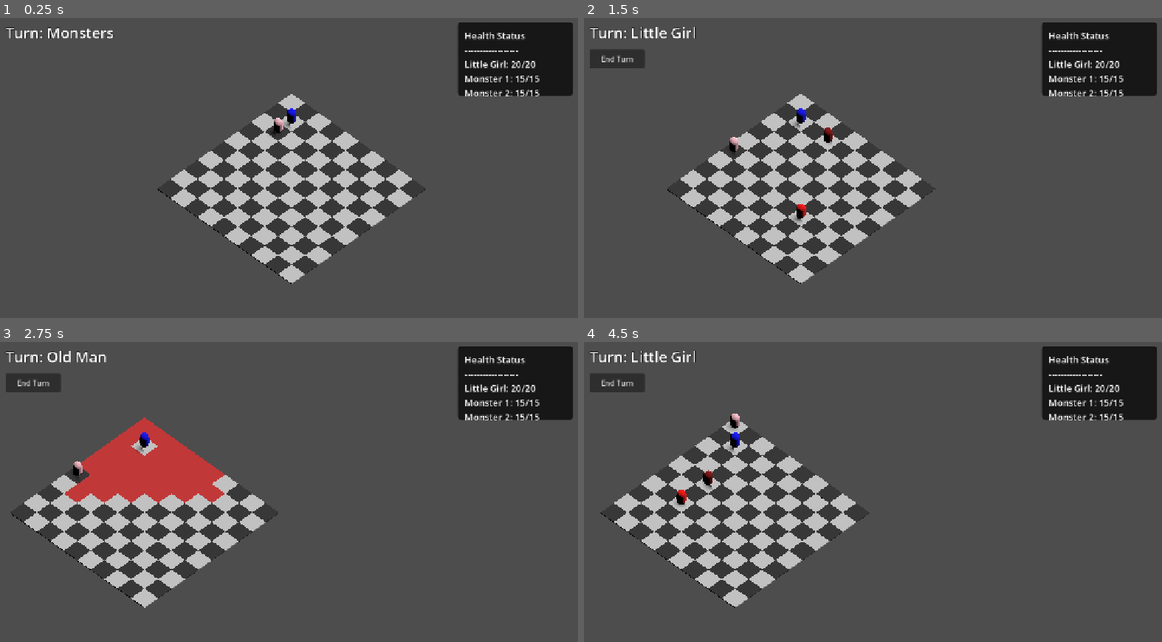
Above: before the commit, frames 1-4 (two rows, left to right).
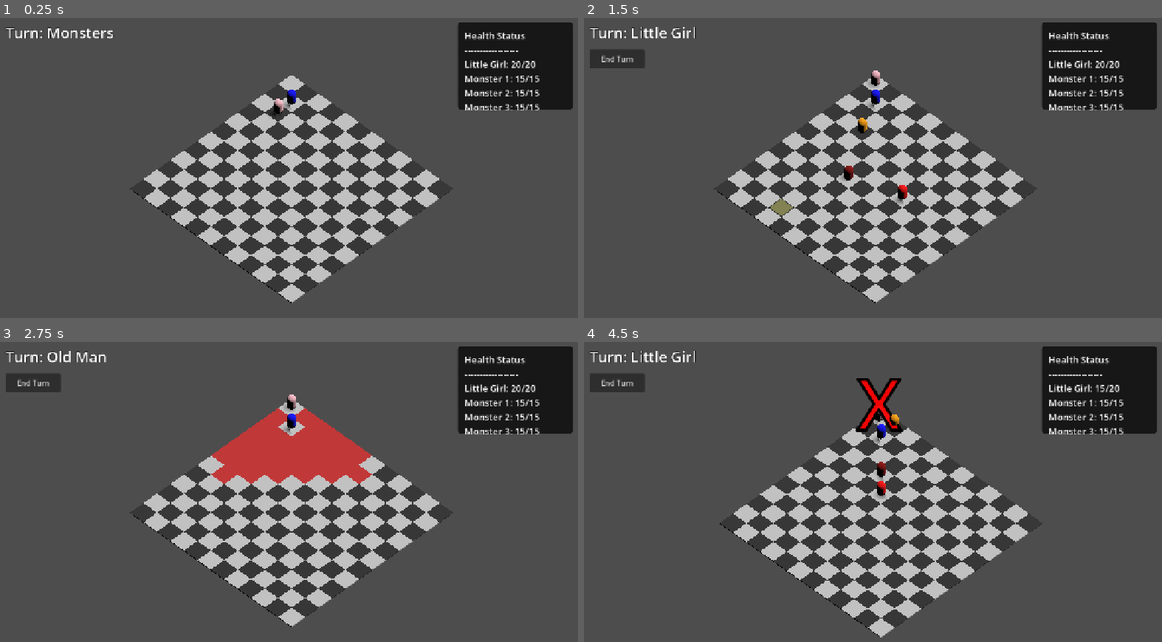
Above: after the commit, the same moments.

Repository: Absion/Invis-Monster-Chess-Game
Game: Godot game, scene res://scenes/combat_test.tscn
Same seed, same stepped clock (60 frames per second), same inputs: the game is played once before the commit and once after it.
Inputs (mouse positions are in pixels of both pictures, inside the frame that each line leads up to):
- Up to frame 1 (0.25 s): no input
- Up to frame 2 (1.5 s): tap Enter at 0.5 s; move the mouse to (1005, 162) at 0.52 s; hold D 0.53-1.25 s; click (1005, 162) at 0.67 s; drag from (757, 195) to (844, 246) at 1.27 s
- Up to frame 3 (2.75 s): move the mouse to (352, 429) at 2.02 s; hold D from 2.03 s (still down); click (352, 429) at 2.17 s
- Up to frame 4 (4.5 s): release D at 2.75 s; drag from (844, 570) to (699, 453) at 2.77 s; click "End Turn" at 3.5 s; move the mouse to (1052, 552) at 4.27 s; hold A from 4.28 s (still down); click (1052, 552) at 4.42 s

The runs differ from the first frame. In frame 1, 4.6% of the frame differs, in the area x 22-100%, y 19-96%; in frame 2, 13%; in frame 3, 22%, in the area x 2-100%, y 17-96%; in frame 4, 19%.

Commit message:
Previous work

Diff:
--- a/actors/actor.gd
+++ b/actors/actor.gd
@@ -87,9 +87,11 @@
 	tween.tween_callback(label.queue_free)
 
 	var camera = get_viewport().get_camera_3d()
-	# Safely verify the camera hierarchy to trigger a screen shake
 	if camera and camera.get_parent() and camera.get_parent().get_parent() is GimbalCamera:
-		camera.get_parent().get_parent().shake(1.5, 0.4)
+		if get_actor_name() == "Little Girl":
+			camera.get_parent().get_parent().shake(1.5, 0.4)
+		elif "Monster" in get_actor_name() or "Monster" in name:
+			camera.get_parent().get_parent().shake(0.75, 0.4)
 
 ## Executes the death sequence, emitting the signal for managers to clean up.
 func die() -> void:
--- a/camera/gimbal_camera.gd
+++ b/camera/gimbal_camera.gd
@@ -4,41 +4,15 @@
 ## Custom 3D Gimbal Camera simulating an isometric perspective.
 ##
 ## This script dynamically builds its camera hierarchy. Attach this to an empty Node3D.
-## Handles WASD panning, edge-panning, scroll-wheel zooming,
-## and middle-mouse-drag rotation around the Y axis.
-
-@export_group("Movement")
-@export var max_pan_speed: float = 15.0
-@export var pan_acceleration_curve: Curve
-@export var enable_edge_pan: bool = false
-@export var edge_pan_margin: float = 20.0
-@export var max_edge_pan_speed: float = 15.0
-
-@export_group("Rotation & Zoom")
-@export var rotation_speed: float = 0.005
-@export var zoom_speed: float = 50.0
-@export var min_zoom: float = 5.0
-@export var max_zoom: float = 60.0
+## The camera is static, orthographic, and centered on the board.
 
 var inner_gimbal: Node3D
 var camera: Camera3D
 
-var _target_zoom: float = 35.0
-
-# Tracks how long the pan keys have been held down for curve evaluation
-var _pan_time: float = 0.0
-var _edge_pan_time: float = 0.0
-
 func _ready() -> void:
-	# Provide a default curve if none is assigned in the inspector
-	if pan_acceleration_curve == null:
-		pan_acceleration_curve = Curve.new()
-		pan_acceleration_curve.add_point(Vector2(0, 0.2)) # Start at 20% speed
-		pan_acceleration_curve.add_point(Vector2(0.5, 1.0)) # Reach max speed at 0.5 seconds
-
 	_setup_camera_hierarchy()
-	# Center the camera on the 10x10 grid (which spans 0 to 18, so center is 9.0)
-	global_position = Vector3(9.0, 0.0, 9.0)
+	# Center the camera on the 12x12 grid (which spans 0 to 22, so center is 11.0)
+	global_position = Vector3(11.0, 0.0, 11.0)
 
 ## Programmatically creates the Inner Gimbal and Orthogonal Camera
 ## to prevent the need for manual scene tree setup.
@@ -50,7 +24,8 @@
 	camera = Camera3D.new()
 	camera.name = "IsometricCamera"
 	camera.projection = Camera3D.PROJECTION_ORTHOGONAL
-	camera.size = _target_zoom
+	# A size of 35 is enough to fit a 10x10 board with a 2.0 cell size comfortably
+	camera.size = 35.0
 	# Push the camera back so it doesn't clip with the origin
 	camera.position.z = 100.0
 	inner_gimbal.add_child(camera)
@@ -58,94 +33,6 @@
 	# Initial isometric rotation
 	rotation_degrees.y = 45.0
 	inner_gimbal.rotation_degrees.x = -45.0 # Tilted higher for a better view of the board
-
-func _unhandled_input(event: InputEvent) -> void:
-	if event is InputEventMouseButton:
-		# Zooming
-		if event.is_pressed():
-			if event.button_index == MOUSE_BUTTON_WHEEL_UP:
-				_target_zoom -= zoom_speed * 0.1
-			elif event.button_index == MOUSE_BUTTON_WHEEL_DOWN:
-				_target_zoom += zoom_speed * 0.1
-
-			_target_zoom = clamp(_target_zoom, min_zoom, max_zoom)
-
-func _process(delta: float) -> void:
-	_handle_panning(delta)
-	_smooth_zoom(delta)
-
-func _handle_panning(delta: float) -> void:
-	var keyboard_pan_dir := Vector3.ZERO
-	var edge_pan_dir := Vector3.ZERO
-
-	# Keyboard Panning
-	if Input.is_physical_key_pressed(KEY_W):
-		keyboard_pan_dir.z -= 1
-	if Input.is_physical_key_pressed(KEY_S):
-		keyboard_pan_dir.z += 1
-	if Input.is_physical_key_pressed(KEY_A):
-		keyboard_pan_dir.x -= 1
-	if Input.is_physical_key_pressed(KEY_D):
-		keyboard_pan_dir.x += 1
-
-	# Edge Panning
-	if enable_edge_pan and keyboard_pan_dir == Vector3.ZERO:
-		var mouse_pos = get_viewport().get_mouse_position()
-		var viewport_size = get_viewport().get_visible_rect().size
-
-		if mouse_pos.x < edge_pan_margin:
-			edge_pan_dir.x -= 1
-		elif mouse_pos.x > viewport_size.x - edge_pan_margin:
-			edge_pan_dir.x += 1
-
-		if mouse_pos.y < edge_pan_margin:
-			edge_pan_dir.z -= 1
-		elif mouse_pos.y > viewport_size.y - edge_pan_margin:
-			edge_pan_dir.z += 1
-
-	var final_move := Vector3.ZERO
-
-	# Process Keyboard Pan
-	if keyboard_pan_dir != Vector3.ZERO:
-		_pan_time += delta
-		var curve_multiplier = pan_acceleration_curve.sample(_pan_time)
-		var move_vector = _transform_dir(keyboard_pan_dir)
-		final_move = move_vector * (max_pan_speed * curve_multiplier)
-		# Reset edge pan
-		_edge_pan_time = 0.0
-	else:
-		_pan_time = 0.0
-
-	# Process Edge Pan if no keyboard input
-	if final_move == Vector3.ZERO and edge_pan_dir != Vector3.ZERO:
-		_edge_pan_time += delta
-		var curve_multiplier = pan_acceleration_curve.sample(_edge_pan_time)
-		var move_vector = _transform_dir(edge_pan_dir)
-		final_move = move_vector * (max_edge_pan_speed * curve_multiplier)
-	elif final_move == Vector3.ZERO:
-		_edge_pan_time = 0.0
-
-	if final_move != Vector3.ZERO:
-		global_position += final_move * delta
-
-func _transform_dir(dir: Vector3) -> Vector3:
-	dir = dir.normalized()
-	# Move the camera relative to its current Y rotation
-	var forward = global_transform.basis.z
-	var right = global_transform.basis.x
-
-	# Flatten vectors
-	forward.y = 0
-	right.y = 0
-	forward = forward.normalized()
-	right = right.normalized()
-
-	return (right * dir.x + forward * dir.z)
-
-func _smooth_zoom(delta: float) -> void:
-	if not is_instance_valid(camera): return
-	# Smoothly interpolate orthogonal size
-	camera.size = lerp(camera.size, _target_zoom, 10.0 * delta)
 
 var _shake_tween: Tween
 
--- a/combat/girl_ai_controller.gd
+++ b/combat/girl_ai_controller.gd
@@ -27,7 +27,7 @@
 	var girl: Actor = null
 	var monsters: Array[Actor] = []
 
-	for actor in grid_manager.grid.values():
+	for actor in grid_manager.get_all_actors():
 		if actor.get_actor_name() == "Little Girl":
 			girl = actor
 		elif "Monster" in actor.name:
--- a/combat/grid_manager.gd
+++ b/combat/grid_manager.gd
@@ -7,13 +7,16 @@
 ## tracks actors on the grid, and calculates movement using [AStarGrid2D].
 
 ## The total number of columns on the grid (X-axis).
-const GRID_SIZE_X: int = 10
-const GRID_SIZE_Z: int = 10
+const GRID_SIZE_X: int = 12
+const GRID_SIZE_Z: int = 12
 ## The physical size in Godot world units of a single grid cell.
 const CELL_SIZE: float = 2.0
 
 ## Dictionary mapping logical coordinates `Vector2i(x, z)` to the `Actor` instance at that location.
 var grid: Dictionary = {}
+
+## Dictionary storing actors that have been stepped on (e.g., an invisible monster under the Old Man).
+var stacked_actors: Dictionary = {}
 
 ## The A* Pathfinding object that calculates the shortest path while avoiding obstacles.
 var astar: AStarGrid2D
@@ -59,7 +62,16 @@
 	var pos = Vector2i(x, z)
 	if grid.has(pos):
 		return grid[pos]
+	if stacked_actors.has(pos):
+		return stacked_actors[pos]
 	return null
+
+## Returns all actors currently on the grid (including stacked ones).
+func get_all_actors() -> Array[Actor]:
+	var all: Array[Actor] = []
+	all.append_array(grid.values() as Array[Actor])
+	all.append_array(stacked_actors.values() as Array[Actor])
+	return all
 
 ## Places an actor precisely at the logical coordinates.
 ## If [param instant] is true (default), the actor snaps to the new world position immediately.
@@ -71,8 +83,13 @@
 
 	var pos = Vector2i(x, z)
 	if grid.has(pos):
-		push_warning("Cell already occupied at: ", x, ", ", z)
-		return false
+		var occupant = grid[pos]
+		# If the Old Man steps on a Monster, we push the Monster to the stacked layer
+		if actor.get_actor_name() == "Old Man" and occupant and "Monster" in occupant.name:
+			stacked_actors[pos] = occupant
+		else:
+			push_warning("Cell already occupied at: ", x, ", ", z)
+			return false
 
 	# Store the actor in our dictionary
 	grid[pos] = actor
@@ -90,7 +107,13 @@
 	var pos = Vector2i(actor.grid_x, actor.grid_z)
 	if grid.has(pos) and grid[pos] == actor:
 		grid.erase(pos)
+		# Restore a stacked actor if one was underneath
+		if stacked_actors.has(pos):
+			grid[pos] = stacked_actors[pos]
+			stacked_actors.erase(pos)
 		update_obstacles()
+	elif stacked_actors.has(pos) and stacked_actors[pos] == actor:
+		stacked_actors.erase(pos)
 
 ## Attempts to move an actor from its current cell to a new cell.
 ## This is an asynchronous coroutine. You should `await` it so the game logic pauses while the actor slides.
@@ -108,7 +131,15 @@
 		return false
 
 	# 1. Remove from old logical position
-	grid.erase(Vector2i(actor.grid_x, actor.grid_z))
+	var old_pos = Vector2i(actor.grid_x, actor.grid_z)
+	if grid.has(old_pos) and grid[old_pos] == actor:
+		grid.erase(old_pos)
+		# Restore any stacked actor beneath them
+		if stacked_actors.has(old_pos):
+			grid[old_pos] = stacked_actors[old_pos]
+			stacked_actors.erase(old_pos)
+	elif stacked_actors.has(old_pos) and stacked_actors[old_pos] == actor:
+		stacked_actors.erase(old_pos)
 
 	# 2. Place in new logical position without snapping the visual model
 	var placement_successful = place_actor(actor, to_x, to_z, false)
--- a/combat/monster_ai_controller.gd
+++ b/combat/monster_ai_controller.gd
@@ -30,7 +30,7 @@
 	var monsters: Array[Actor] = []
 	var girl: Actor = null
 
-	for actor in grid_manager.grid.values():
+	for actor in grid_manager.get_all_actors():
 		# Categorize actors into monsters array or identify the target girl
 		if "Monster" in actor.name:
 			monsters.append(actor)
--- a/context/combat_context.gd
+++ b/context/combat_context.gd
@@ -24,6 +24,15 @@
 
 ## Flag to enforce 1 movement action per turn.
 var has_moved_this_turn: bool = false
+
+## Combo system variables
+var combo_count: int = 0
+var combo_timer: float = 0.0
+var combo_active: bool = false
+var hit_monsters_this_turn: Array[Actor] = []
+
+## Visual mesh that hovers over valid target squares
+var hover_indicator: MeshInstance3D
 
 ## Builds and registers the child Service nodes required for Combat.
 func build_services() -> void:
@@ -66,6 +75,11 @@
 	active_actor = null
 	is_acting = false
 	has_moved_this_turn = false
+	combo_count = 0
+	combo_active = false
+	hit_monsters_this_turn.clear()
+	if combat_ui:
+		combat_ui.update_combo(0, 0.0)
 	grid_manager.clear_highlights()
 
 	# 1. Determine the active player actor
@@ -74,7 +88,7 @@
 
 	# 2. Toggle Monster Visibility (Invis Monster Mechanic)
 	# Monsters are ONLY visible during the Girl's turn.
-	for actor in grid_manager.grid.values():
+	for actor in grid_manager.get_all_actors():
 		if "Monster" in actor.name:
 			var should_be_visible = (phase == TurnManager.TurnPhase.GIRL)
 			# Only hide if alive
@@ -97,27 +111,14 @@
 
 ## Helper to locate a specific actor instance by their base name.
 func _find_actor_by_name(actor_name: String) -> Actor:
-	for actor in grid_manager.grid.values():
+	for actor in grid_manager.get_all_actors():
 		if actor.get_actor_name() == actor_name:
 			return actor
 	return null
 
 ## Godot's built-in input interceptor. We use this to detect mouse clicks on the 3D grid.
 func _unhandled_input(event: InputEvent) -> void:
-	# Only care about left-click presses
-	if event is InputEventMouseButton and event.button_index == MOUSE_BUTTON_LEFT and event.pressed:
-
-		# Block input if it's the AI's turn or a tween is currently playing
-		if turn_manager.current_phase == TurnManager.TurnPhase.MONSTERS or is_acting:
-			return
-
-		if active_actor == null:
-			return
-
-		# ---- MATHEMATICAL RAYCASTING ----
-		# Instead of using Physics bodies, we use pure math to intersect the mouse
-		# with the Y=0 floor plane. This is perfectly accurate for a flat grid game.
-
+	if event is InputEventMouseMotion or (event is InputEventMouseButton and event.button_index == MOUSE_BUTTON_LEFT and event.pressed):
 		var camera = get_viewport().get_camera_3d()
 		if not camera: return
 
@@ -125,20 +126,32 @@
 		var ray_origin = camera.project_ray_origin(mouse_pos)
 		var ray_normal = camera.project_ray_normal(mouse_pos)
 
-		if ray_normal.y == 0: return # Parallel to ground, no intersection possible
-
-		# Solve for t in: ray_origin.y + ray_normal.y * t = 0 (Ground Plane)
+		if ray_normal.y == 0: return
 		var t = -ray_origin.y / ray_normal.y
-		if t < 0: return # The click is behind the camera
-
-		# Calculate the exact 3D world coordinate of the click
+		if t < 0: return
+
 		var intersection = ray_origin + ray_normal * t
-
-		# Convert world physical coordinates back into logical Grid (x, z) indexes
 		var grid_x = floor(intersection.x / GridManager.CELL_SIZE)
 		var grid_z = floor(intersection.z / GridManager.CELL_SIZE)
 
-		_handle_grid_click(grid_x, grid_z)
+		if event is InputEventMouseMotion:
+			if grid_manager.is_in_bounds(grid_x, grid_z):
+				hover_indicator.show()
+				var wpos = grid_manager.get_world_position(grid_x, grid_z)
+				wpos.y = 0.01
+				hover_indicator.position = wpos
+				return
+			if hover_indicator: hover_indicator.hide()
+
+		elif event is InputEventMouseButton:
+			# Block clicks if it's the AI's turn or a tween is playing
+			if turn_manager.current_phase == TurnManager.TurnPhase.MONSTERS or is_acting:
+				return
+
+			if active_actor == null:
+				return
+
+			_handle_grid_click(grid_x, grid_z)
 
 ## Processes the logical intent of the player clicking on a specific grid cell.
 func _handle_grid_click(x: int, z: int) -> void:
@@ -175,10 +188,7 @@
 	for step in walk_path:
 		var obstacle = grid_manager.get_actor_at(step.x, step.y)
 		if obstacle and "Monster" in obstacle.name:
-			print("STUNNED! The Old Man bumped into an invisible monster at ", step.x, ", ", step.y)
-			_show_stun_feedback(actor)
-			turn_manager.end_turn()
-			return
+			_play_ghost_blink(obstacle)
 
 		# Safe to move
 		await grid_manager.move_actor(actor, step.x, step.y)
@@ -186,12 +196,82 @@
 	# Arrived safely! Execute the attack on the target tile.
 	var target = grid_manager.get_actor_at(target_x, target_z)
 	if target and "Monster" in target.name:
+		if hit_monsters_this_turn.has(target):
+			print("Already hit this monster! Red X appears.")
+			_show_wrong_target_feedback(target)
+			# Let the combo timer continue, do not end turn
+			return
+
 		print("HIT! The Old Man struck a monster!")
 		target.take_damage(actor.data.damage)
+		hit_monsters_this_turn.append(target)
+		combo_count += 1
+		combo_timer = 1.2
+		combo_active = true
+
+		var unhit_monsters = 0
+		for a in grid_manager.get_all_actors():
+			if a and "Monster" in a.name and a.current_health > 0:
+				if not hit_monsters_this_turn.has(a):
+					unhit_monsters += 1
+
+		if unhit_monsters == 0:
+			print("Hit all monsters! Ending turn.")
+			combo_active = false
+			turn_manager.end_turn()
+		else:
+			# Refresh highlights from his new location so he can combo again
+			grid_manager.highlight_attack_range(actor)
+		return
 	else:
 		print("SWISH! The Old Man swung at the air.")
 
 	turn_manager.end_turn()
+
+func _process(delta: float) -> void:
+	if combo_active:
+		# Freeze the timer while animations/movements are happening
+		if not is_acting:
+			combo_timer -= delta
+
+		if combat_ui:
+			combat_ui.update_combo(combo_count, max(0.0, combo_timer))
+
+		if combo_timer <= 0.0:
+			if turn_manager.current_phase == TurnManager.TurnPhase.MAN and not is_acting:
+				combo_active = false
+				print("Combo time ran out!")
+				turn_manager.end_turn()
+
+func _show_wrong_target_feedback(actor: Actor) -> void:
+	var label = Label3D.new()
+	label.text = "X"
+	label.pixel_size = 0.05
+	label.billboard = BaseMaterial3D.BILLBOARD_ENABLED
+	label.modulate = Color.RED
+	label.outline_render_priority = 1
+	label.font_size = 150
+
+	actor.add_child(label)
+	label.position.y = 2.5
+
+	var tween = get_tree().create_tween()
+	tween.tween_property(label, "position:y", 3.5, 0.5)
+	tween.parallel().tween_property(label, "modulate:a", 0.0, 0.5)
+	tween.tween_callback(label.queue_free)
+
+func _play_ghost_blink(actor: Actor) -> void:
+	if not is_instance_valid(actor) or not is_instance_valid(actor.model): return
+
+	# Bind the tween to the actor so it aborts automatically if the actor dies
+	var tween = actor.create_tween()
+	actor.model.visible = true
+	tween.tween_interval(0.15)
+	tween.tween_callback(func(): actor.model.visible = false)
+	tween.tween_interval(0.15)
+	tween.tween_callback(func(): actor.model.visible = true)
+	tween.tween_interval(0.15)
+	tween.tween_callback(func(): actor.model.visible = false)
 
 ## Spawns a floating '!' above the actor and shakes the screen.
 func _show_stun_feedback(actor: Actor) -> void:
@@ -245,6 +325,19 @@
 			visual_grid.add_child(cell)
 			grid_manager.register_visual_cell(x, z, cell)
 
+	# Create hover indicator
+	hover_indicator = MeshInstance3D.new()
+	var hover_mesh = BoxMesh.new()
+	# Make it slightly smaller than the cell so it looks like an inner border/highlight
+	hover_mesh.size = Vector3(GridManager.CELL_SIZE * 0.9, 0.02, GridManager.CELL_SIZE * 0.9)
+	var hover_mat = StandardMaterial3D.new()
+	hover_mat.albedo_color = Color(1.0, 1.0, 0.5, 0.4) # Transparent bright yellow
+	hover_mat.transparency = BaseMaterial3D.TRANSPARENCY_ALPHA
+	hover_indicator.mesh = hover_mesh
+	hover_indicator.material_override = hover_mat
+	hover_indicator.hide()
+	visual_grid.add_child(hover_indicator)
+
 ## Initializes the characters into the world based on the @export resources.
 func _spawn_test_actors() -> void:
 	var actors_node = Node3D.new()
@@ -283,6 +376,15 @@
 			pos2 = _get_random_spawn(pos1.x, pos1.y, 5)
 			fallback_attempts += 1
 		grid_manager.place_actor(monster2, pos2.x, pos2.y)
+
+		var monster3 = _create_actor("Monster3", monster_data, Color.ORANGE)
+		actors_node.add_child(monster3)
+		var pos3 = _get_random_spawn(pos2.x, pos2.y, 5)
+		var fallback_attempts2 = 0
+		while abs(pos3.x - 1) + abs(pos3.y - 2) < 6 and fallback_attempts2 < 10:
+			pos3 = _get_random_spawn(pos2.x, pos2.y, 5)
+			fallback_attempts2 += 1
+		grid_manager.place_actor(monster3, pos3.x, pos3.y)
 
 ## Calculates a random, unoccupied grid coordinate that is at least `min_dist`
 ## Manhattan distance away from the specified `girl_x` and `girl_z` coordinates.
@@ -339,7 +441,7 @@
 		return
 
 	var monsters_alive = 0
-	for a in grid_manager.grid.values():
+	for a in grid_manager.get_all_actors():
 		if a and "Monster" in a.name:
 			monsters_alive += 1
 
--- a/project.godot
+++ b/project.godot
@@ -12,7 +12,7 @@
 
 config/name="Invis Monster Chess Game"
 run/main_scene="res://scenes/combat_test.tscn"
-config/features=PackedStringArray("4.6", "Mobile")
+config/features=PackedStringArray("4.7", "Mobile")
 config/icon="res://icon.svg"
 
 [display]
--- a/scenes/combat_ui.gd
+++ b/scenes/combat_ui.gd
@@ -10,6 +10,9 @@
 
 @onready var hp_panel: Panel = Panel.new()
 @onready var hp_label: Label = Label.new()
+
+var combo_panel: Panel = Panel.new()
+var combo_label: Label = Label.new()
 
 var turn_manager: TurnManager
 var grid_manager: GridManager
@@ -40,7 +43,7 @@
 
 	# Add HP Panel
 	hp_panel.position = Vector2(1000, 20)
-	hp_panel.size = Vector2(250, 160)
+	hp_panel.size = Vector2(250, 190)
 	var style = StyleBoxFlat.new()
 	style.bg_color = Color(0, 0, 0, 0.7)
 	style.corner_radius_top_left = 8
@@ -49,6 +52,24 @@
 	style.corner_radius_bottom_right = 8
 	hp_panel.add_theme_stylebox_override("panel", style)
 	add_child(hp_panel)
+
+	# Combo UI
+	combo_panel.position = Vector2(20, 150)
+	combo_panel.size = Vector2(200, 80)
+	var combo_style = StyleBoxFlat.new()
+	combo_style.bg_color = Color(0, 0, 0, 0.7)
+	combo_style.corner_radius_top_left = 8
+	combo_style.corner_radius_top_right = 8
+	combo_style.corner_radius_bottom_left = 8
+	combo_style.corner_radius_bottom_right = 8
+	combo_panel.add_theme_stylebox_override("panel", combo_style)
+	add_child(combo_panel)
+	combo_panel.hide()
+
+	combo_label.position = Vector2(15, 10)
+	combo_label.add_theme_font_size_override("font_size", 20)
+	combo_label.add_theme_color_override("font_color", Color.YELLOW)
+	combo_panel.add_child(combo_label)
 
 	hp_label.position = Vector2(15, 15)
 	hp_label.add_theme_font_size_override("font_size", 20)
@@ -62,25 +83,29 @@
 	turn_manager.turn_started.connect(_on_turn_started)
 
 ## Called every frame to update the health status display dynamically.
-func _process(delta: float) -> void:
+func _process(_delta: float) -> void:
 	if not grid_manager: return
 
 	var girl_hp = "Dead"
 	var m1_hp = "Dead"
 	var m2_hp = "Dead"
+	var m3_hp = "Dead"
 
-	for actor in grid_manager.grid.values():
+	for actor in grid_manager.get_all_actors():
 		if actor.get_actor_name() == "Little Girl":
 			girl_hp = str(actor.current_health) + "/" + str(actor.data.max_health)
 		elif actor.name == "Monster1":
 			m1_hp = str(actor.current_health) + "/" + str(actor.data.max_health)
 		elif actor.name == "Monster2":
 			m2_hp = str(actor.current_health) + "/" + str(actor.data.max_health)
+		elif actor.name == "Monster3":
+			m3_hp = str(actor.current_health) + "/" + str(actor.data.max_health)
 
 	hp_label.text = "Health Status\n------------------\n" + \
 		"Little Girl: " + girl_hp + "\n" + \
 		"Monster 1: " + m1_hp + "\n" + \
-		"Monster 2: " + m2_hp
+		"Monster 2: " + m2_hp + "\n" + \
+		"Monster 3: " + m3_hp
 
 ## Callback triggered when the TurnManager changes phases. Updates the turn label.
 func _on_turn_started(phase: TurnManager.TurnPhase) -> void:
@@ -95,3 +120,10 @@
 func _on_end_turn_pressed() -> void:
 	if turn_manager.current_phase != TurnManager.TurnPhase.MONSTERS:
 		turn_manager.end_turn()
+
+func update_combo(count: int, time_left: float) -> void:
+	if count > 0:
+		combo_panel.show()
+		combo_label.text = "COMBO: x%d\nTime: %.2fs" % [count, time_left]
+	else:
+		combo_panel.hide()
--- a/scripts/generate_resources.gd
+++ b/scripts/generate_resources.gd
@@ -3,21 +3,21 @@
 func _init() -> void:
 	print("Generating actor resources...")
 
-	var old_man = preload("res://resources/actor_data.gd").new()
+	var old_man = preload("res://actors/actor_data.gd").new()
 	old_man.name = "Old Man"
 	old_man.max_health = 20
 	old_man.damage = 5
 	old_man.movement_range = 4
 	ResourceSaver.save(old_man, "res://resources/old_man.tres")
 
-	var girl = preload("res://resources/actor_data.gd").new()
+	var girl = preload("res://actors/actor_data.gd").new()
 	girl.name = "Little Girl"
 	girl.max_health = 5
 	girl.damage = 0
 	girl.movement_range = 6
 	ResourceSaver.save(girl, "res://resources/girl.tres")
 
-	var monster = preload("res://resources/actor_data.gd").new()
+	var monster = preload("res://actors/actor_data.gd").new()
 	monster.name = "Monster"
 	monster.max_health = 15
 	monster.damage = 10
Not shown, changed: export_presets.cfg
Not shown, changed: Invis Monster Chess Game.console.exe
Not shown, changed: Invis Monster Chess Game.exe
